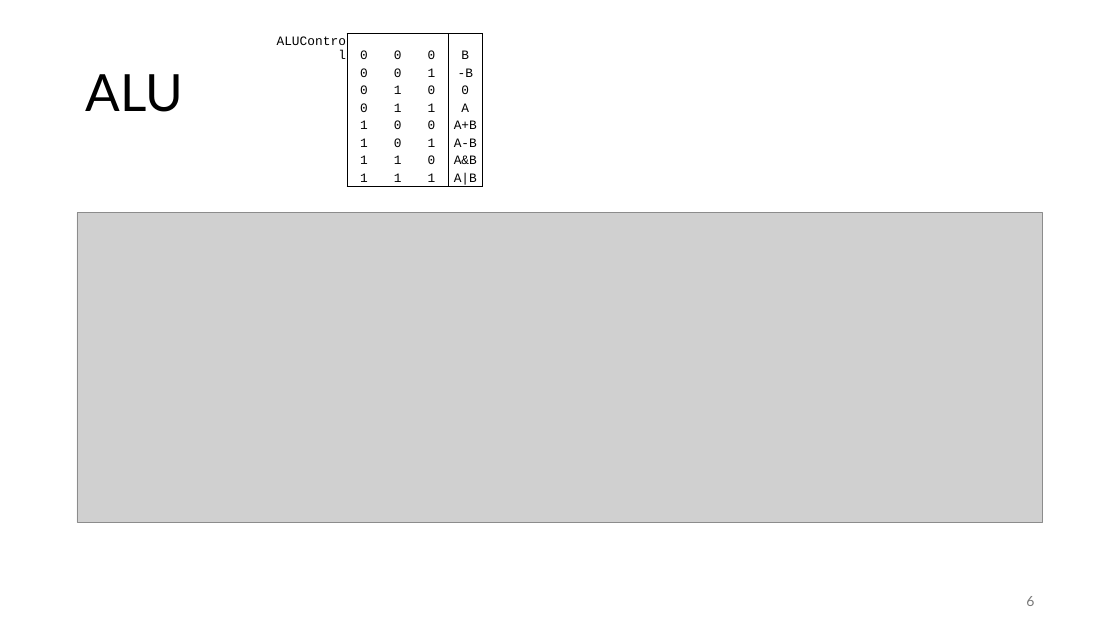
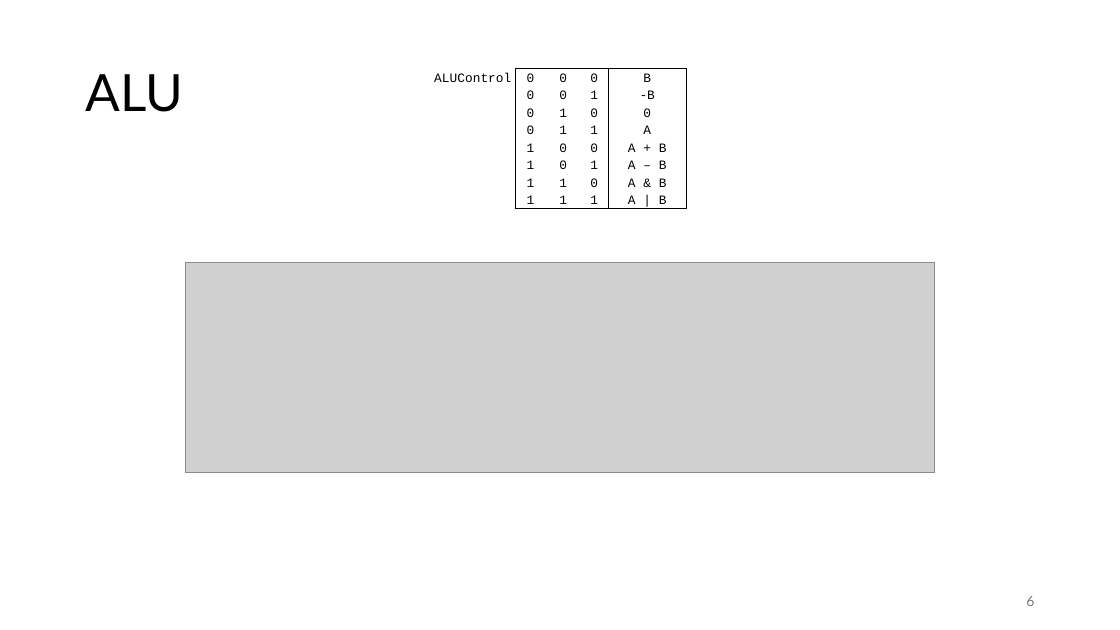
Before and after one commit to FrankBau/xetroc, a slide deck: slide 6 of xetroc.pptx. Drawn at 1120x630 pixels with LibreOffice and Linux fonts; fonts in the diff are those of the drawing; grey boxes stand for pictures. Boxes give left, top, right and bottom in pixels: in the first picture for what was removed or moved away, otherwise in the second. Text is boxed around its words. In the diff, an @@ line names an element or a change of style, - is before the commit and + after.

```diff
--- a/xetroc.pptx
+++ b/xetroc.pptx
@@ table at bbox=[434, 69, 687, 213] @@
-row 5, column 5: A+B
+row 5, column 5: A + B
-row 6, column 5: A-B
+row 6, column 5: A – B
-row 7, column 5: A&B
+row 7, column 5: A & B
-row 8, column 5: A|B
+row 8, column 5: A | B
@@ alignment right to left @@
@@ table: place and size @@
-table at bbox=[268, 34, 481, 191]
+table at bbox=[434, 69, 687, 213]
@@ picture: place and size @@
-picture at bbox=[77, 213, 1044, 522]
+picture at bbox=[186, 262, 935, 473]
```
Also in this commit, not shown: 9 other slides changed, 1 slide added, 14 other files.
